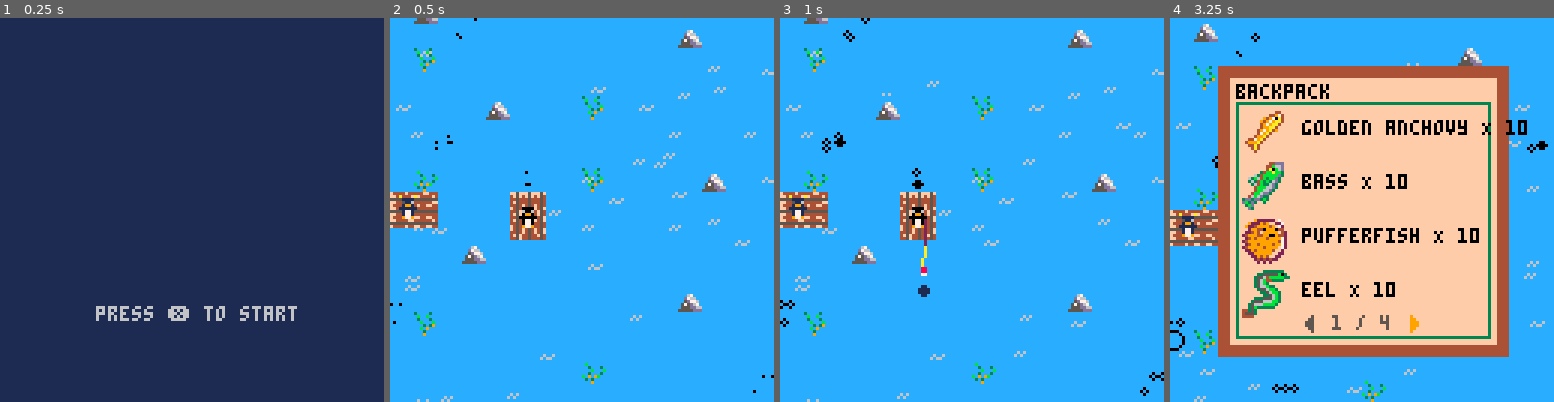
Above: before the commit, frames 1-4 (left to right).
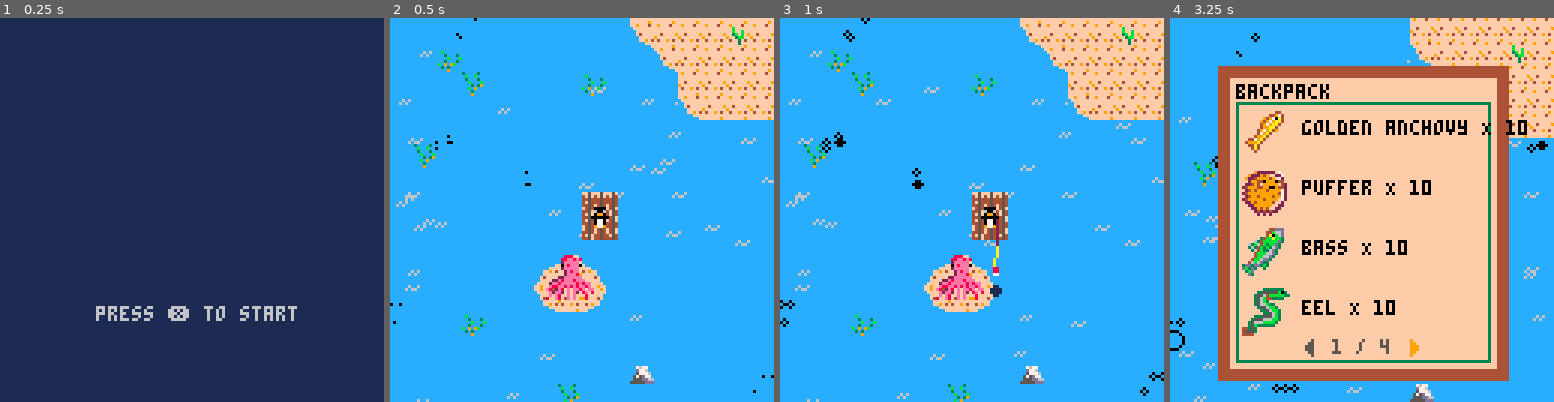
Above: after the commit, the same moments.

Repository: camirmas/carts
Game: PICO-8 cartridge projects/jam.p8
The game is run twice, just before and just after one commit, with the same random seed, the same clock (stepped at 60 frames per second) and the same inputs.
Inputs:
- Up to frame 1 (0.25 s): no input
- Up to frame 2 (0.5 s): tap X (X key) at 0.33 s
- Up to frame 3 (1 s): tap O (Z key) at 0.7 s
- Up to frame 4 (3.25 s): tap X (X key) at 1.07, 1.85, 2.97 s; hold Right 1.6-2.1 s; tap O (Z key) every 0.4 s from 1.7 to 2.9 s; hold Up 2.15-2.42 s; hold Right 2.47-3.03 s; hold Left from 3.08 s (still down)

Frame 1 is identical in both runs. In frame 2, 16% of the frame differs, in the area x 0-100%, y 0-100%; in frame 3, 16%; in frame 4, 23%.

Commit message:
Add octopus trader; UI fixes

Diff:
--- a/projects/jam.p8
+++ b/projects/jam.p8
@@ -60,9 +60,9 @@
 		type = item_types.fish,
 		dim = 2 -- 2x2
 	},
-	pufferfish = {
-		name = "pufferfish",
-		disp_name = "pufferfish",
+	puffer = {
+		name = "puffer",
+		disp_name = "puffer",
 		k = 14,
 		t_col = 12,
 		type = item_types.fish,
@@ -101,22 +101,17 @@
 		disp_name = "metal",
 		k = 37,
 		type = item_types.junk,
-		dim = 1 -- 1x1
+		dim = 1, -- 1x1
+		off = {x = 2, y = 0}
 	},
 	wood = {
 		name = "wood",
 		disp_name = "wood",
 		k = 38,
 		type = item_types.junk,
-		dim = 1 -- 1x1
+		dim = 1, -- 1x1
+		off = {x = 2, y = 0}
 	},
-	bamboo = {
-		name = "bamboo",
-		disp_name = "bamboo",
-		k = 39,
-		type = item_types.junk,
-		dim = 1
-	}
 }
 
 items = {
@@ -126,7 +121,9 @@
 		k = 43,
 		type = item_types.item,
 		dim = 1,
-		off = {x = 0, y = 0},
+		-- trade for music box at seal
+		items = { music_box = 1 },
+		off = {x = 2, y = 4},
 	},
 	sm_box = {
 		name = "sm_box",
@@ -141,7 +138,7 @@
 		fish = {
 			bass = 5
 		},
-		off = {x = 2, y = 2},
+		off = {x = 3, y = 4},
 	},
 	lg_box = {
 		name = "lg_box",
@@ -154,9 +151,9 @@
 			metal = 4,
 		},
 		fish = {
-			salmon = 4
+			sardine = 5
 		},
-		off = {x = 0, y = 0},
+		off = {x = 1, y = 3},
 	},
 	shiny_coin = {
 		name = "shiny_coin",
@@ -164,7 +161,54 @@
 		k = 42,
 		type = item_types.item,
 		dim = 1,
-		off = {x = 0, y = 0},
+		-- trade for boombox at crabs
+		items = {boombox = 1},
+		off = {x = 2, y = 4},
+	},
+	ultimate_rod = {
+		name = "ultimate_rod",
+		disp_name = "ultimate rod",
+		k = 103,
+		type = item_types.item,
+		dim = 2,
+		items = {bamboo = 1, shiny_coin = 1},
+		off = {x = 0, y = -2}
+	},
+	music_box = {
+		name = "music_box",
+		disp_name = "music box",
+		k = 100,
+		type = item_types.item,
+		dim = 1,
+		items = { sm_box = 1 },
+		junk = { metal = 3 },
+		fish = { salmon = 3 },
+		t_col = 12,
+		off = {x = 1, y = 3}
+	},
+	boombox = {
+		name = "boombox",
+		disp_name = "boombox",
+		k = 68,
+		type = item_types.item,
+		dim = 2,
+		items = {cassette = 1, lg_box = 1},
+		fish = { eel = 5 },
+		t_col = 12,
+		off = {x = 0, y = -2}
+	},
+	bamboo = {
+		name = "bamboo",
+		disp_name = "bamboo",
+		k = 39,
+		type = item_types.item,
+		dim = 1,
+		-- trade for rare fish at octopus
+		fish = {
+			puffer = 3,
+			salmon = 3,
+		},
+		off = {x = 2, y = 3}
 	}
 }
 
@@ -182,7 +226,7 @@
 		id = 2,
 		fish = {
 			common = {fish.bass, fish.sardine},
-			rare = {fish.pufferfish},
+			rare = {fish.puffer},
 		},
 		junk = {junk.wood}
 	},
@@ -192,7 +236,7 @@
 			common = {fish.sardine},
 			rare = {fish.salmon},
 		},
-		junk = {junk.metal}
+		junk = {junk.metal, junk.wood}
 	},
 	junk = {
 		id = 4,
@@ -215,45 +259,6 @@
 	return false
 end
 
--- DIALOGUE
-
-function dtb_init()
-    dtb_q={}
-    dtb_p=1
-    dtb_qt=nil
-end
-
-function dtb_update()
-    if #dtb_q~=0 then
-        dtb_p+=1
-        if dtb_p>#dtb_qt then
-            dtb_p=#dtb_qt
-            if btnp(k_O) then
-                del(dtb_q,dtb_qt)
-            dtb_qt=dtb_q[1]
-                dtb_p=1
-            end
-        elseif btnp(k_O) then
-            dtb_p=#dtb_qt
-        end
-    end
-end
-
-function dtb_draw()
-    if dtb_qt~=nil then
-        rectfill(2,105,125,125,1)
-        print(sub(dtb_qt,1,dtb_p),4,107,7)
-        if dtb_p==#dtb_qt then
-            print("🅾️",117,119,13)
-        end
-    end
-end
-
-function dtb_disp(str)
-    add(dtb_q,str)
-    if (#dtb_q==1) dtb_qt=dtb_q[1]
-end
-
 function draw_fish(fish, x, y)
 	palt(0, false)
 	palt(fish.t_col, true)
@@ -263,7 +268,19 @@
 end
 
 function draw_item(item, x, y)
-	spr(item.k, x + item.off.x, y + item.off.y)
+	palt(0, false)
+	palt(item.t_col, true)
+	spr(item.k, x + item.off.x, y + item.off.y, item.dim, item.dim)
+	palt(0, true)
+	palt(item.t_col, false)
+end
+
+function draw_junk(junk, x, y)
+	palt(0, false)
+	palt(junk.t_col, true)
+	spr(junk.k, x + junk.off.x, y + junk.off.y, junk.dim, junk.dim)
+	palt(0, true)
+	palt(junk.t_col, false)
 end
 
 function get_region(x, y)
@@ -339,6 +356,43 @@
 	add(objects, t)
 
 	return t
+end
+
+function create_octopus()
+	local x = 118*8 + 4
+	local y = 16 * 8 + 4
+	local o = {
+		x = x,
+		y = y,
+		k = 66,
+		t_col = 12,
+		dim = 2,
+		hitbox = {x = 0, y = 0, w = 16, h = 16},
+
+		enter_zone = {
+			x = x - 8,
+			y = y - 4,
+			hitbox = {x=0, y=0, w=32, h=30}
+		},
+
+		update = {
+
+		},
+
+		draw = function(self)
+			palt(0, false)
+			palt(self.t_col, true)
+			spr(self.k, self.x, self.y, self.dim, self.dim)
+			palt(0, true)
+			palt(self.t_col, false)
+
+			draw_hitbox(self.enter_zone)
+		end
+	}
+
+	add(objects, o)
+
+	return o
 end
 
 function create_boat_particles(spd)
@@ -415,7 +469,7 @@
 		elseif (r == regions.island) then
 			k = rnd() > .5 and 17 or 18
 		elseif (r == regions.junk) then
-			k = rnd() > .5 and 51 or 52
+			k = rnd() > .5 and 71 or 72
 		end
 
 		local wave = {
@@ -1126,6 +1180,29 @@
     return r
 end
 
+function create_land(x, y, k)
+    local r = create_obs(x, y, k)
+    r.hitbox = {x=0, y=0, w=8, h=8}
+
+    return r
+end
+
+function create_land_corner(x, y, k)
+    local r = create_obs(x, y, k)
+
+	if k == 116 then
+		r.hitbox = {x=0, y=2, w=4, h=6}
+	elseif k == 117 then
+		r.hitbox = {x=3, y=0, w=4, h=6}
+	elseif k == 118 then
+		r.hitbox = {x=2, y=3, w=4, h=6}
+	elseif k == 102 then
+		r.hitbox = {x=0, y=0, w=5, h=6}
+	end
+
+    return r
+end
+
 function create_map_bounds()
 	local top = {
 		x = 0,
@@ -1172,7 +1249,11 @@
 
 -- MENUS
 
-function create_trader_ui()
+function create_octopus_ui()
+	return create_trade_ui(items.bamboo)
+end
+
+function create_trade_ui(trade_item, qty)
 	local w = 14 * 8
 	local h = 15 * 8
 	local bg = {2*8, 2*8, w, h}
@@ -1187,9 +1268,168 @@
 		bg = bg, -- background rect
 		bp = bp, -- backpack overlay rect
 		ilist = ilist, -- item list rect
+
+		selected = 1,
+		item = trade_item,
+		qty = qty or 1,
+
+		on_left = function(self)
+			if (self.selected == 2) self.selected = 1
+		end,
+
+		on_right = function(self)
+			if (self.selected == 1) self.selected = 2
+		end,
+
+		on_up = function(self)
+
+		end,
+
+		on_down = function(self)
+
+		end,
+
+		on_O = function(self)
+			if self.selected == 1 and self.qty > 0 then
+				self:trade()
+				self.qty -= 1
+			else
+				-- exit
+				menu_state = nil
+			end
+		end,
+
+		update = function(self)
+		end,
+
+		tradeable = function(self)
+			if (not self.item) return
+			if (self.qty == 0) return
+
+			for name, qty in pairs(self.item.junk) do
+				local p_qty = player.backpack.junk[name].quantity
+				if (p_qty < qty) return false
+			end
+
+			for name, qty in pairs(self.item.fish) do
+				local f_qty = player.backpack.fish[name].quantity
+				if (f_qty < qty) return false
+			end
+
+			return true
+		end,
+
+		trade = function(self)
+			if (not self:tradeable()) return
+
+			for name, qty in pairs(self.item.junk) do
+				local j = junk[name]
+				player.backpack:rm(j, qty)
+			end
+
+			for name, qty in pairs(self.item.fish) do
+				local f = fish[name]
+				player.backpack:rm(f, qty)
+			end
+
+			for name, qty in pairs(self.item.items) do
+				local i = items[name]
+				player.backpack:rm(i, qty)
+			end
+
+			player.backpack:add(self.item, 1)
+		end,
+
+		draw = function(self)
+			-- draw base ui
+			local bg = self.bg
+			local bp = self.bp
+			local ilist = self.ilist
+
+			-- background
+			rectfill(bg[1], bg[2], bg[3], bg[4], 5)
+
+			-- backpack overlay
+			rectfill(bp[1], bp[2], bp[3], bp[4], 15)
+
+			-- title
+			local title = "trade"
+			print(title, bp[1] + 2, bp[2] + 2, 0)
+
+			local r = self.ilist
+			rectfill(r[1], r[2], r[3], r[4], 6)
+			rect(r[1], r[2], r[3], r[4], 3)
+
+
+			local x_mid = flr(r[1] + (r[3]-r[1])/2)
+			local cx = r[1] + 4
+			local cy = r[2] + 4
+
+			local name = self.item.disp_name or self.item.name
+			local p_qty = player.backpack.items[self.item.name].quantity
+			draw_item(self.item, cx, cy)
+			print(name .. " X " .. self.qty, cx + 20, cy + 2, 0)
+
+			if (self.qty == 0) return
+
+			cy += 12
+
+			spr(57, x_mid - 4, cy, 1, 1, false, true)
+
+			cy += 12
+
+			for name, qty in pairs(self.item.junk) do
+				local p_qty = player.backpack.junk[name].quantity
+				local j = junk[name]
+				spr(j.k, cx, cy)
+				print(j.name .. " X " .. p_qty .. "/" .. qty, cx + 20, cy + 2, 0)
+				cy += 14
+			end
+
+			for name, qty in pairs(self.item.fish) do
+				local p_qty = player.backpack.fish[name].quantity
+				local f = fish[name]
+				draw_fish(f, cx, cy)
+				print(f.name .. " X " .. p_qty .. "/" .. qty, cx + 20, cy + 4, 0)
+				cy += 18
+			end
+
+			local tradeable = self:tradeable()
+
+			local c = "trade"
+			local e = "exit"
+
+			if (tradeable) print(c, x_mid - 3*#c - 6, r[4] - 6, 3)
+			print(e, x_mid + 3*#e, r[4] - 6, 5)
+
+			if (self.selected == 1) and tradeable then
+				spr(59, x_mid - 4*#c - 6, r[4] - 8)
+			else
+				spr(59, x_mid + 4*#e - 9, r[4] - 8)
+			end
+		end
+	}
+
+	return t
+end
+
+function create_craft_ui()
+	local w = 14 * 8
+	local h = 15 * 8
+	local bg = {2*8, 2*8, w, h}
+	local bp = {bg[1] + 4, bg[2] + 4, bg[3] - 4, bg[4] - 4}
+	local ilist = {bp[1] + 2, bp[2] + 8, bp[3] - 2, bp[4] - 2}
+
+	local craft = {
+		x = 0,
+		y = 16 * 8,
+		w = w,
+		h = h,
+		bg = bg, -- background rect
+		bp = bp, -- backpack overlay rect
+		ilist = ilist, -- item list rect
 		hitbox = {x = 0, y = -4, w = 20, h = 20},
 
-		enabled = false,
 		selected = 1,
 		items = {
 			items.sm_box,
@@ -1394,12 +1634,12 @@
 		end
 	}
 
-	return t
+	return craft
 end
 
 function create_backpack_ui()
 	local w = 14 * 8
-	local h = 14 * 8
+	local h = 15 * 8
 	local bg = {2*8, 2*8, w, h}
 	local bp = {bg[1] + 4, bg[2] + 4, bg[3] - 4, bg[4] - 4}
 	local ilist = {bp[1] + 2, bp[2] + 8, bp[3] - 2, bp[4] - 2}
@@ -1524,14 +1764,18 @@
 				local item = res[1]
 				local qty = res[2]
 
-				print((item.disp_name or item.name) .. " X " .. qty, cx + 20, cy + 4, 0)
-
-				if (item.type ~= item_types.fish) then
-					spr(item.k, cx + 4, cy + 3, item.dim, item.dim)
+				if (item.type == item_types.fish) then
+					print((item.disp_name or item.name) .. " X " .. qty, cx + 20, cy + 4, 0)
+					draw_fish(item, cx, cy)
+					cy += 20
+				elseif item.type == item_types.item then
+					print((item.disp_name or item.name) .. " X " .. qty, cx + 18, cy + 4, 0)
+					draw_item(item, cx, cy)
+					cy += 18
+				elseif item.type == item_types.junk then
+					print((item.disp_name or item.name) .. " X " .. qty, cx + 18, cy + 2, 0)
+					draw_junk(item, cx, cy)
 					cy += 16
-				else
-					draw_fish(item, cx, cy)
-					cy += 18
 				end
 			end
 
@@ -1569,10 +1813,16 @@
     for x=1,128 do
         for y=1,64 do
             local tile = mget(x, y)
+			local land_flag = fget(tile, 1)
+			local land_flag_corner = fget(tile, 2)
             if contains(k_rocks, tile) then
                 add(objects, create_rock(x*8, y*8))
 			elseif tile == k_ice_block then
 				add(objects, create_ice_block(x*8, y*8))
+			elseif land_flag then
+				add(objects, create_land(x*8, y*8, tile))
+			elseif land_flag_corner then
+				add(objects, create_land_corner(x*8, y*8, tile))
 			end
         end
     end
@@ -1588,16 +1838,19 @@
 
 function start_game()
 	states:update_state(states.game)
-	player = create_player(5*8, 16 * 8)
+	player = create_player(120*8, 14 * 8)
 	cam = {x=0, y=0}
 	trader = create_trader()
-	trader_ui = create_trader_ui()
+	trader_ui = create_craft_ui()
 	backpack_ui = create_backpack_ui()
+	octopus = create_octopus()
+	octopus_ui = create_octopus_ui()
 	create_map_bounds()
 	menu_state = nil
 	menu_states = {
 		trader = trader_ui,
 		trader_submenu = trader_ui.submenu,
+		octopus = octopus_ui,
 		backpack = backpack_ui
 	}
 
@@ -1636,6 +1889,9 @@
 				elseif btnp(k_O) and player:collide(trader_ui, 0, 0) then
 					menu_state = "trader"
 					return
+				elseif btnp(k_O) and player:collide(octopus.enter_zone, 0, 0) then
+					menu_state = "octopus"
+					return
 				end
 			end
 
@@ -1647,7 +1903,7 @@
 				elseif btnp(k_X) then
 					if menu_state == "trader_submenu" then
 						menu_state = "trader"
-					elseif menu_state == "trader" or menu_state == "backpack" then
+					elseif menu_state == "trader" or menu_state == "backpack" or menu_state == "octopus" then
 						menu_state = nil
 					end
 				elseif btnp(k_up) then
@@ -1722,18 +1978,22 @@
 
 			player:draw()
 
+			octopus:draw()
+
+			camera(0, 0)
 			if menu_state then
-				camera(0, 0)
 				menu_states[menu_state]:draw()
-				camera(cam.x, cam.y)
-			end
+			end
+
+			print(debug, 10, 10)
+
+			camera(cam.x, cam.y)
+
 
 			-- debug = "missed: " .. missed
 			-- debug = "" .. get_region(player.x, player.y).id
 			-- debug = "trader: " .. (trader.enabled and "yes" or "no")
 			-- debug = "backpack: " .. (backpack_ui.enabled and "yes" or "no")
-
-			print(debug, cam.x + 10, cam.y + 10)
 		end
 	},
 	update_state = function(self, s)
@@ -1796,19 +2056,19 @@
 ccccccccccccccccccccccccccccccccccccccccf9fff4ffff4fff9f000000000000000000000000000000000000000000000000000000000000000000000000
 cccccccccc555cccccccccccc55555cccc6666ccffffffffffffffff000000000000000000000000000000000000000000000000000000000000000000000000
 ccccccccc5d675cccccccccc5566666cc400004cfffffffffffffffc000000000000000000000000000000000000000000000000000000000000000000000000
-ccccccc65d6075cccccccccc5606606ccf4aa4fcff4ffff99ffff4fc000000000000000000000000000000000000000000000000000000000000000000000000
-cccccc65d66675ccccccccc56666666cc449944c9fffffffffffffcc000000000000000000000000000000000000000000000000000000000000000000000000
-cccccc5d66d75ccccccccc446000600cc444444cf4ff9f4ff4f9ffcc000000000000000000000000000000000000000000000000000000000000000000000000
-ccccc5d66675ccccccccc444666666cccffffffcffffffffffffcccc000000000000000000000000000000000000000000000000000000000000000000000000
-ccccc5d6d765cccccccc5446666567ccccccccccffffff9fffcccccc000000000000000000000000000000000000000000000000000000000000000000000000
-cccc5d66755ccccccccc556666566cccfcccccccff9fff4fcccccccf000000000000000000000000000000000000000000000000000000000000000000000000
-cccc56675cccccccccc5566656675cccfffccccccfffffffcccccfff000000000000000000000000000000000000000000000000000000000000000000000000
-cc55d675cccccccccc4466666765cccc4f9ffcccccffffffcccff9f4000000000000000000000000000000000000000000000000000000000000000000000000
-c5d6675cccccccccc4446666765cccccfffffcccccf4ffffcccfffff000000000000000000000000000000000000000000000000000000000000000000000000
-cc5575ccccccccccc446667555ccccccffff4fcccccfffffccf4ffff000000000000000000000000000000000000000000000000000000000000000000000000
-ccc575ccccccccccc555555cccccccccffffffcccccff9f4ccffffff000000000000000000000000000000000000000000000000000000000000000000000000
-cccc5cccccccccccccccccccccccccccfffffffccccccfffcfffffff000000000000000000000000000000000000000000000000000000000000000000000000
-ccccccccccccccccccccccccccccccccf4fff9ffcccccccfff9fff4f000000000000000000000000000000000000000000000000000000000000000000000000
+ccccccc65d6075cccccccccc5606606ccf4aa4fcff4ffff99ffff4fc000d90000000000000000000000000000000000000000000000000000000000000000000
+cccccc65d66675ccccccccc56666666cc449944c9fffffffffffffcc00d039000000000000000000000000000000000000000000000000000000000000000000
+cccccc5d66d75ccccccccc446000600cc444444cf4ff9f4ff4f9ffcc00d003900000000000000000000000000000000000000000000000000000000000000000
+ccccc5d66675ccccccccc444666666cccffffffcffffffffffffcccc000d00390000000000000000000000000000000000000000000000000000000000000000
+ccccc5d6d765cccccccc5446666567ccccccccccffffff9fffcccccc0000d0039000000000000000000000000000000000000000000000000000000000000000
+cccc5d66755ccccccccc556666566cccfcccccccff9fff4fcccccccf0000d0039000000000000000000000000000000000000000000000000000000000000000
+cccc56675cccccccccc5566656675cccfffccccccfffffffcccccfff000d00003900000000000000000000000000000000000000000000000000000000000000
+cc55d675cccccccccc4466666765cccc4f9ffcccccffffffcccff9f4000d00003900000000000000000000000000000000000000000000000000000000000000
+c5d6675cccccccccc4446666765cccccfffffcccccf4ffffcccfffff00d000000390000000000000000000000000000000000000000000000000000000000000
+cc5575ccccccccccc446667555ccccccffff4fcccccfffffccf4ffff008000000390000000000000000000000000000000000000000000000000000000000000
+ccc575ccccccccccc555555cccccccccffffffcccccff9f4ccffffff007000000039000000000000000000000000000000000000000000000000000000000000
+cccc5cccccccccccccccccccccccccccfffffffccccccfffcfffffff000000000039000000000000000000000000000000000000000000000000000000000000
+ccccccccccccccccccccccccccccccccf4fff9ffcccccccfff9fff4f000000000039000000000000000000000000000000000000000000000000000000000000
 30303030303030303030303030303030303030303030303030303030303030303030303030303030303030303030303030303030303030303030303030303030
 64646464646464646464646464646464646464646464646464646464646464646464646464646464646464646464646464646464646464646464646464647564
 30305330303030303030303030303030303030303030303030303030303030303030303030303030303030303030301330303030303030303013303030303030
@@ -1874,7 +2134,7 @@
 30303013133030303030303030303030303030303030303030303030303030303030303030303030303030303030303030533030303030303030303030303030
 64646464646464646464646464646464646464646464646464646464646464646464646464646464646464646464646464646464646464646464646464646464
 __gff__
-0000000000000000000000000000000000000001000000000000000000000000000000000000000000000000000000000001010000000000000000000000000000000000000000000000000000000000000000000000000000000000000000000000000000000000000000000000000000000000000000000000000000000000
+0000000000000000000000000000000000000001000000000000000000000000000000000000000000000000000000000001010000000000000000000000000000000000000000000000000000000000000000000000020000000000000000000000000000020400000000000000000000000000040404000000000000000000
 0000000000000000000000000000000000000000000000000000000000000000000000000000000000000000000000000000000000000000000000000000000000000000000000000000000000000000000000000000000000000000000000000000000000000000000000000000000000000000000000000000000000000000
 __map__
 0101010101010101010101010101010101010101010101010101010101010101010101010101010101010101010101010101010101010101010101010101010101010101010101010101010101010101010101010101010101010101010101010101010101010101010101010101010101010101010101010101656565656565
